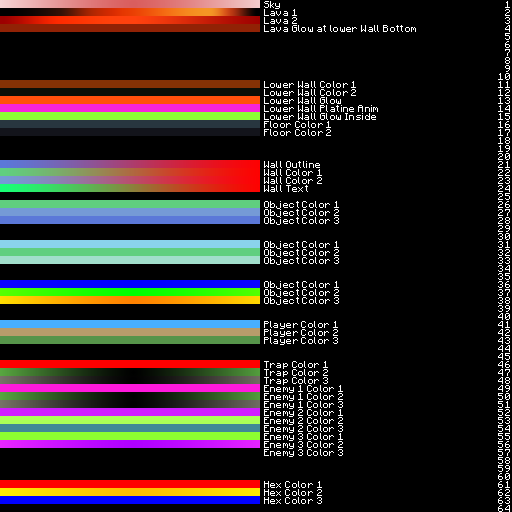
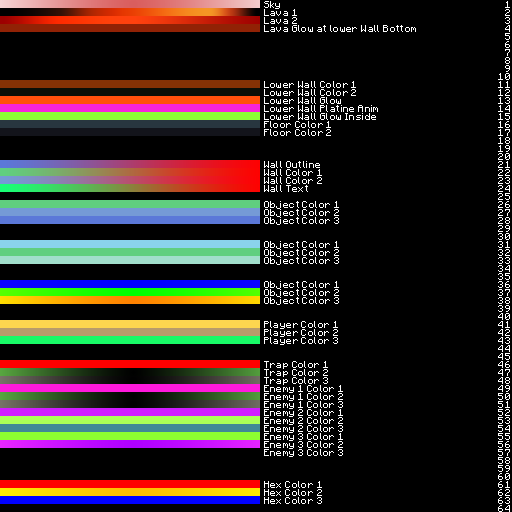
Before/after of a w=512, h=512 layered artwork. What changed in the layer stack:
painted on "Rectangle 1" (7th of 13, in "Player") over [0, 320, 260, 328]
painted on "Rectangle 1 copy 2" (7th of 13, in "Player") over [0, 336, 260, 344]
added group "Backup" with 6 layers in group "Player" over [0, 320, 260, 344]
added layer "Rectangle 1 copy 9" in group "Backup" over [0, 320, 260, 328]
added layer "Rectangle 1 copy 11" in group "Backup" over [0, 336, 260, 344]
